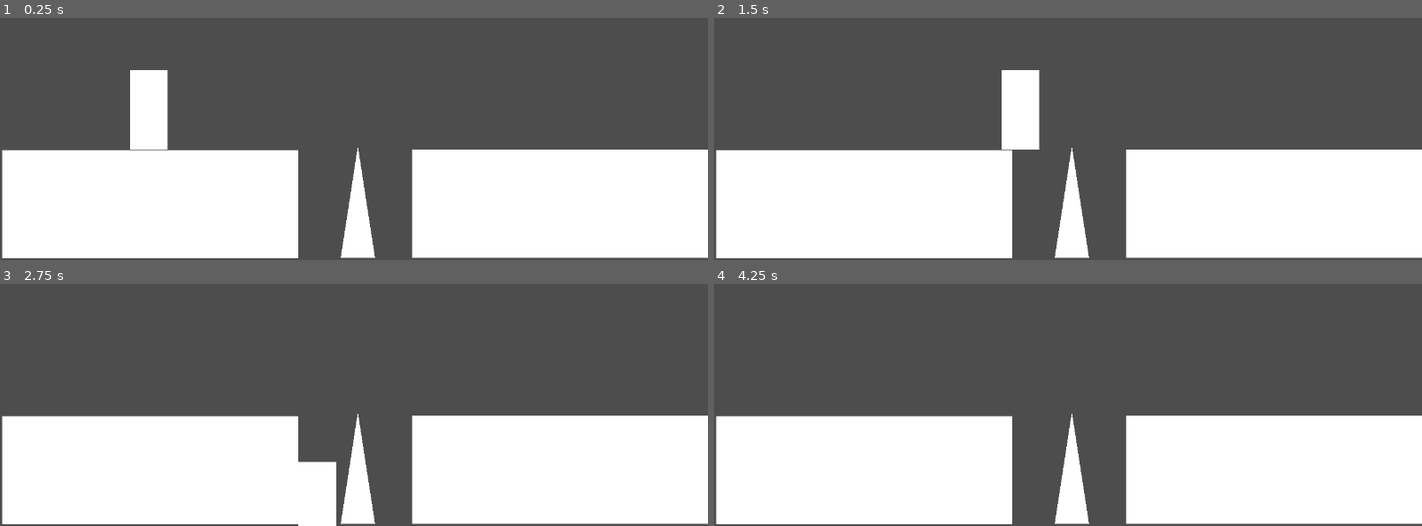
Above: before the commit, frames 1-4 (two rows, left to right).
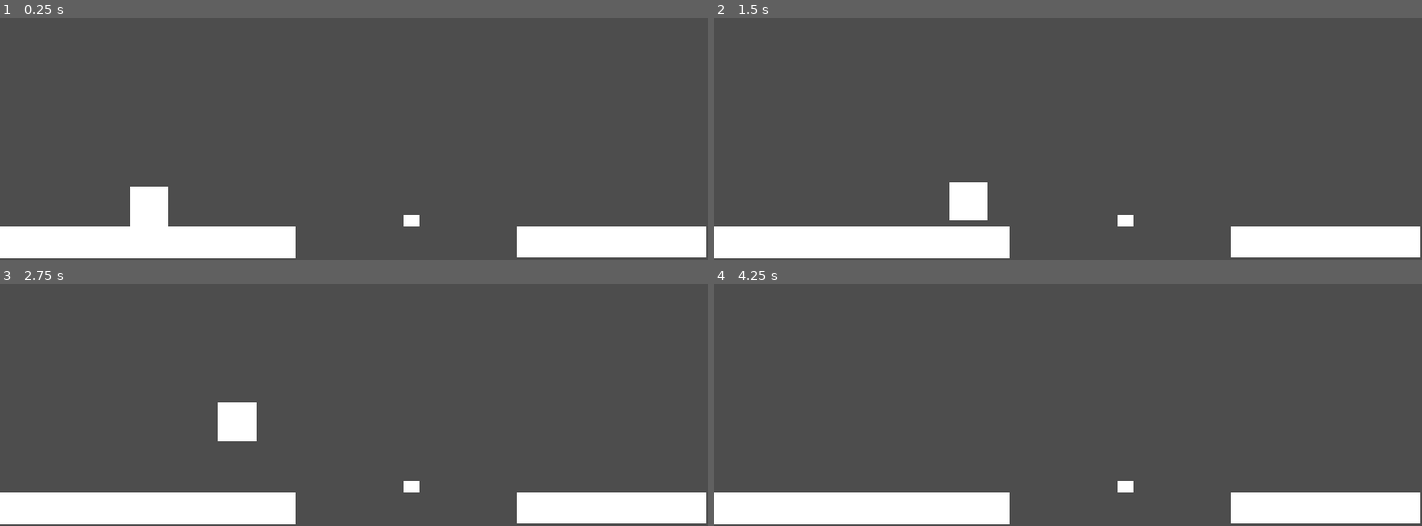
Above: after the commit, the same moments.

Repository: mana-brush/jump
Game: Godot game, scene res://main.tscn
The game is run twice, just before and just after one commit, with the same random seed, the same clock (stepped at 60 frames per second) and the same inputs.
Inputs:
- Up to frame 1 (0.25 s): no input
- Up to frame 2 (1.5 s): tap Enter (ui_accept) at 0.5, 0.77, 1.07 s; hold Right (ui_right) from 0.53 s (still down); tap Space (ui_select) at 0.6 s; tap E (latch, bound only after the commit) at 0.8, 1.35 s
- Up to frame 3 (2.75 s): tap Enter (ui_accept) at 1.52, 1.55, 1.82, 2.1 s; release Right (ui_right) at 2.03 s; hold Left (ui_left) from 2.03 s (still down); tap Space (ui_select) at 2.3 s
- Up to frame 4 (4.25 s): release Left (ui_left) at 2.78 s; hold Right (ui_right) from 2.78 s (still down); tap Space (ui_select) at 2.85 s; tap Enter (ui_accept) at 3.02, 3.32, 3.77, 3.8, 4.07 s; tap E (latch, bound only after the commit) at 3.05, 3.6 s

The runs differ from the first frame. In frame 1, 31% of the frame differs, in the area x 0-100%, y 21-100%; in frame 2, 31%; in frame 3, 31%, in the area x 0-100%, y 48-100%; in frame 4, 30%.

Commit message:
added latch point and latch logic

Diff:
--- a/character.gd
+++ b/character.gd
@@ -1,25 +1,84 @@
 extends CharacterBody2D
 
 
-const SPEED = 300.0
+# --- TUNING ---
+const SPEED = 200.0
 const JUMP_VELOCITY = -400.0
+const GRAVITY = 900.0
+
+enum State {
+	NORMAL,
+	HANGING
+}
+
+var state = State.NORMAL
+
+# Current latch target
+var current_latch_point: Node2D = null
 
 
-func _physics_process(delta: float) -> void:
-	# Add the gravity.
+func _physics_process(delta):
+
+	match state:
+
+		State.NORMAL:
+			handle_movement(delta)
+
+			if current_latch_point and Input.is_action_just_pressed("latch"):
+				latch_to_point()
+
+		State.HANGING:
+			handle_hanging()
+
+
+# -------------------------
+# 🏃 MOVEMENT
+# -------------------------
+func handle_movement(delta):
+
 	if not is_on_floor():
-		velocity += get_gravity() * delta
+		velocity.y += GRAVITY * delta
 
-	# Handle jump.
-	if Input.is_action_just_pressed("ui_accept") and is_on_floor():
+	if is_on_floor() and Input.is_action_just_pressed("ui_select"):
 		velocity.y = JUMP_VELOCITY
 
-	# Get the input direction and handle the movement/deceleration.
-	# As good practice, you should replace UI actions with custom gameplay actions.
-	var direction := Input.get_axis("ui_left", "ui_right")
-	if direction:
-		velocity.x = direction * SPEED
-	else:
-		velocity.x = move_toward(velocity.x, 0, SPEED)
+	var direction = Input.get_axis("ui_left", "ui_right")
+	velocity.x = direction * SPEED
 
 	move_and_slide()
+
+
+# -------------------------
+# 🧲 LATCH
+# -------------------------
+func latch_to_point():
+	state = State.HANGING
+	velocity = Vector2.ZERO
+
+	var snap_position = current_latch_point.get_node("SnapPoint").global_position
+	global_position = snap_position
+
+
+# -------------------------
+# 🪜 HANGING
+# -------------------------
+func handle_hanging():
+
+	velocity = Vector2.ZERO
+
+	# Jump off
+	if Input.is_action_just_pressed("ui_select"):
+		state = State.NORMAL
+		velocity.y = JUMP_VELOCITY
+
+	# Optional: drop
+	elif Input.is_action_just_pressed("ui_down"):
+		state = State.NORMAL
+		velocity.y = 100
+
+func set_latch_point(point):
+	current_latch_point = point
+
+func clear_latch_point(point):
+	if current_latch_point == point:
+		current_latch_point = null
--- a/character.tscn
+++ b/character.tscn
@@ -13,8 +13,11 @@
 
 [sub_resource type="RectangleShape2D" id="RectangleShape2D_pjt0s"]
 
+[sub_resource type="RectangleShape2D" id="RectangleShape2D_glpr6"]
+size = Vector2(4.7693844, 20)
+
 [node name="Character" type="CharacterBody2D" unique_id=2006792599]
-scale = Vector2(3.4412773, 7.210826)
+scale = Vector2(3.4412773, 3.4908247)
 script = ExtResource("1_glpr6")
 metadata/_edit_group_ = true
 
@@ -23,3 +26,9 @@
 
 [node name="CollisionShape2D" type="CollisionShape2D" parent="." unique_id=366014608]
 shape = SubResource("RectangleShape2D_pjt0s")
+
+[node name="Reach" type="Area2D" parent="." unique_id=1871882527]
+
+[node name="CollisionShape2D" type="CollisionShape2D" parent="Reach" unique_id=174960965]
+position = Vector2(12.264745, 0)
+shape = SubResource("RectangleShape2D_glpr6")
--- /dev/null
+++ b/latch_point.gd
@@ -0,0 +1,17 @@
+extends Area2D
+
+@onready var area = $LatchArea
+
+func _ready():
+	area.body_entered.connect(_on_body_entered)
+	area.body_exited.connect(_on_body_exited)
+
+
+func _on_body_entered(body):
+	if body.has_method("set_latch_point"):
+		body.set_latch_point(self)
+
+
+func _on_body_exited(body):
+	if body.has_method("clear_latch_point"):
+		body.clear_latch_point(self)
--- /dev/null
+++ b/latch_point.tscn
@@ -0,0 +1,30 @@
+[gd_scene format=3 uid="uid://b6dib8pagbtbc"]
+
+[ext_resource type="Script" uid="uid://c885el58cc51a" path="res://latch_point.gd" id="1_oihre"]
+
+[sub_resource type="RectangleShape2D" id="RectangleShape2D_xrk45"]
+size = Vector2(49, 20)
+
+[sub_resource type="RectangleShape2D" id="RectangleShape2D_oihre"]
+size = Vector2(66, 26)
+
+[node name="LatchPoint" type="Area2D" unique_id=2051732560]
+script = ExtResource("1_oihre")
+
+[node name="Platform" type="Polygon2D" parent="." unique_id=1457259600]
+position = Vector2(0.28571415, 0)
+scale = Vector2(0.57142854, 1)
+polygon = PackedVector2Array(24, 0, 24, -20, -25, -20, -25, 0)
+
+[node name="LatchPointPlatform" type="CollisionShape2D" parent="." unique_id=1151265034]
+position = Vector2(-0.5, -10)
+shape = SubResource("RectangleShape2D_xrk45")
+
+[node name="SnapPoint" type="Marker2D" parent="." unique_id=1380502896]
+position = Vector2(0, -20)
+
+[node name="LatchArea" type="Area2D" parent="." unique_id=1100093621]
+
+[node name="LatchAreaCollision" type="CollisionShape2D" parent="LatchArea" unique_id=216580533]
+position = Vector2(-1, -13)
+shape = SubResource("RectangleShape2D_oihre")
--- a/main.tscn
+++ b/main.tscn
@@ -1,41 +1,41 @@
 [gd_scene format=3 uid="uid://bskowdyn8q6f6"]
 
 [ext_resource type="PackedScene" uid="uid://h3cctr7360oe" path="res://character.tscn" id="1_0xm2m"]
-[ext_resource type="PackedScene" uid="uid://dmgb1n7216nre" path="res://spike.tscn" id="2_h2yge"]
+[ext_resource type="PackedScene" uid="uid://b6dib8pagbtbc" path="res://latch_point.tscn" id="2_0xm2m"]
+
+[sub_resource type="RectangleShape2D" id="RectangleShape2D_0xm2m"]
+size = Vector2(532, 58)
+
+[sub_resource type="QuadMesh" id="QuadMesh_lquwl"]
 
 [sub_resource type="RectangleShape2D" id="RectangleShape2D_1bvp3"]
-size = Vector2(535, 197)
-
-[sub_resource type="QuadMesh" id="QuadMesh_lquwl"]
+size = Vector2(339, 58)
 
 [node name="Main" type="Node" unique_id=55350481]
 
 [node name="LeftPlatform" type="StaticBody2D" parent="." unique_id=2024104354]
+position = Vector2(268, 687)
 
 [node name="CollisionShape2D" type="CollisionShape2D" parent="LeftPlatform" unique_id=1032668638]
-position = Vector2(271.5, 618.5)
-shape = SubResource("RectangleShape2D_1bvp3")
+shape = SubResource("RectangleShape2D_0xm2m")
 
 [node name="MeshInstance2D" type="MeshInstance2D" parent="LeftPlatform" unique_id=855984010]
-position = Vector2(271.49997, 619)
-scale = Vector2(535, 196.00003)
+scale = Vector2(535, 59.000004)
 mesh = SubResource("QuadMesh_lquwl")
 
 [node name="Character" parent="." unique_id=2006792599 instance=ExtResource("1_0xm2m")]
-position = Vector2(269, 446)
-
-[node name="Spike" parent="." unique_id=1783989011 instance=ExtResource("2_h2yge")]
-position = Vector2(647, 716)
-scale = Vector2(3.4412773, 7.210826)
+position = Vector2(269, 622)
 
 [node name="RightPlatform" type="StaticBody2D" parent="." unique_id=1110180670]
-position = Vector2(741, -1)
+position = Vector2(1107, 687)
+metadata/_edit_group_ = true
 
 [node name="CollisionShape2D" type="CollisionShape2D" parent="RightPlatform" unique_id=1780794495]
-position = Vector2(271.5, 618.5)
 shape = SubResource("RectangleShape2D_1bvp3")
 
 [node name="MeshInstance2D" type="MeshInstance2D" parent="RightPlatform" unique_id=540491617]
-position = Vector2(271.49997, 619)
-scale = Vector2(535, 196.00003)
+scale = Vector2(343, 58.000027)
 mesh = SubResource("QuadMesh_lquwl")
+
+[node name="LatchPoint" parent="." unique_id=2051732560 instance=ExtResource("2_0xm2m")]
+position = Vector2(743, 658)
--- a/project.godot
+++ b/project.godot
@@ -19,6 +19,15 @@
 
 window/size/viewport_width=1280
 window/size/viewport_height=720
+window/stretch/mode="canvas_items"
+
+[input]
+
+latch={
+"deadzone": 0.2,
+"events": [Object(InputEventKey,"resource_local_to_scene":false,"resource_name":"","device":-1,"window_id":0,"alt_pressed":false,"shift_pressed":false,"ctrl_pressed":false,"meta_pressed":false,"pressed":false,"keycode":0,"physical_keycode":69,"key_label":0,"unicode":101,"location":0,"echo":false,"script":null)
+]
+}
 
 [physics]
 
--- a/spike.tscn
+++ /dev/null
@@ -1,17 +0,0 @@
-[gd_scene format=3 uid="uid://dmgb1n7216nre"]
-
-[sub_resource type="CircleShape2D" id="CircleShape2D_pe76i"]
-radius = 13.0
-
-[node name="Spike" type="Area2D" unique_id=1783989011]
-
-[node name="Sprite" type="Polygon2D" parent="." unique_id=981052296]
-position = Vector2(-4, 0)
-polygon = PackedVector2Array(13, 0, 4, -28, -5, 0)
-
-[node name="SpikeCollision" type="CollisionShape2D" parent="." unique_id=1829702221]
-position = Vector2(0, -28)
-shape = SubResource("CircleShape2D_pe76i")
-
-[node name="SpikeTip" type="Node2D" parent="." unique_id=1545395029]
-position = Vector2(0, -28)
Not shown, added: latch_point.gd.uid
Not shown, added: resources/prototype.png.import
